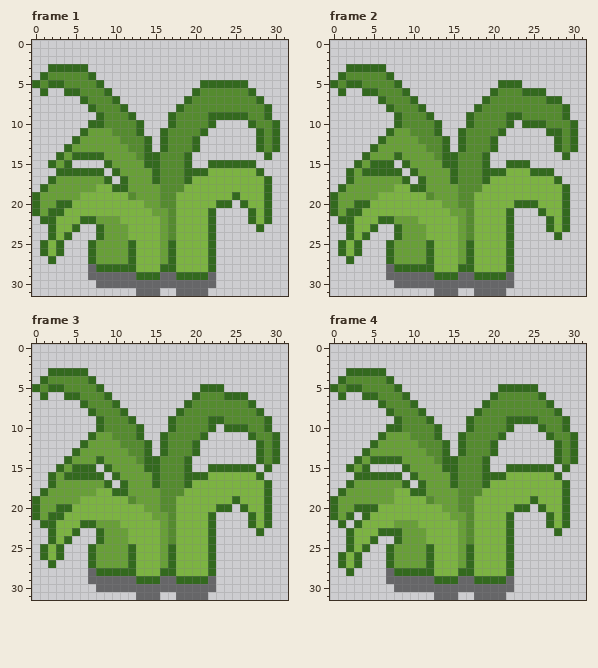
One commit to this pixel-art file: Assets/Arts/Plant/GrassSprite/TallGrass_01/TallGrass_01_Idle.aseprite. Above: the version before the commit.
32x32 pixels, 4 frames. Shown: frame 1, frame 2, frame 3, frame 4.
Now the later version:
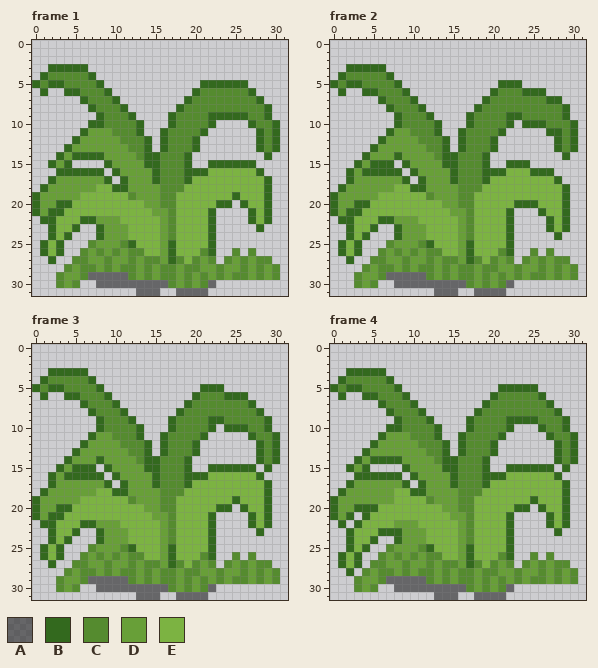
Palette (. is transparent): A #00000080  B #33691e  C #558b2f  D #689f38  E #7cb342
What changed:
layer "Layer 5" added
--- frame 1, layer "Layer 5"
@@ x 0..31 @@
 24 ..BEB...BDDDEEEEDCEEEEB.........
-25 .BEB...BDDDDBEEEDBEEEEB.........
-26 .BEB...BDDDDBEEEDBEEEEB.........
-27 ..B....BDDDDBEEEDBEEEEB.........
-28 .......ABBBBBEEEBBEEEEB.........
-29 .......AAAAAABBBAABBBBA.........
-30 ........AAAAAAAAAAAAAAA.........
+25 .BEB...CDDDCBEEEDBEEEEB.........
+26 .BEB..CDCDCDCCEEDBEEECB..C.C....
+27 ..B..CCDDCDDCDCCDBCECDC.CDCDCC..
+28 ....CDCCDCDCCDCDCCDCCDDCDDCDCDC.
+29 ...CDDCAAAAACDCDCCDCDCDCDCCDCDC.
+30 ...CDC..AAAAAAAAACDCDCA.........
 31 .............AAA..AAAA..........
--- frame 2, layer "Layer 5"
@@ x 0..31 @@
 24 ..BEB...BDDDEEEEDCEEEEB.....B...
-25 .BEB...BDDDDBEEEDBEEEEB.........
-26 .BEB...BDDDDBEEEDBEEEEB.........
-27 ..B....BDDDDBEEEDBEEEEB.........
-28 .......ABBBBBEEEBBEEEEB.........
-29 .......AAAAAABBBAABBBBA.........
-30 ........AAAAAAAAAAAAAAA.........
+25 .BEB...CDDDCBEEEDBEEEEB.........
+26 .BEB..CDCDCDCCEEDBEEECB..C.C....
+27 ..B..CCDDCDDCDCCDBCECDC.CDCDCC..
+28 ....CDCCDCDCCDCDCCDCCDDCDDCDCDC.
+29 ...CDDCAAAAACDCDCCDCDCDCDCCDCDC.
+30 ...CDC..AAAAAAAAACDCDCA.........
 31 .............AAA..AAAA..........
--- frame 3, layer "Layer 5": the same change as frame 1
--- frame 4, layer "Layer 5"
@@ x 0..31 @@
 24 ..BEEB..BDDDEEEEDCEEEEB.........
-25 ..BEB..BDDDDBEEEDBEEEEB.........
-26 .BEB...BDDDDBEEEDBEEEEB.........
-27 .BEB...BDDDDBEEEDBEEEEB.........
-28 ..B....ABBBBBEEEBBEEEEB.........
-29 .......AAAAAABBBAABBBBA.........
-30 ........AAAAAAAAAAAAAAA.........
+25 ..BEB..CDDDCBEEEDBEEEEB.........
+26 .BEB..CDCDCDCCEEDBEEECB..C.C....
+27 .BEB.CCDDCDDCDCCDBCECDC.CDCDCC..
+28 ..B.CDCCDCDCCDCDCCDCCDDCDDCDCDC.
+29 ...CDDCAAAAACDCDCCDCDCDCDCCDCDC.
+30 ...CDC..AAAAAAAAACDCDCA.........
 31 .............AAA..AAAA..........
